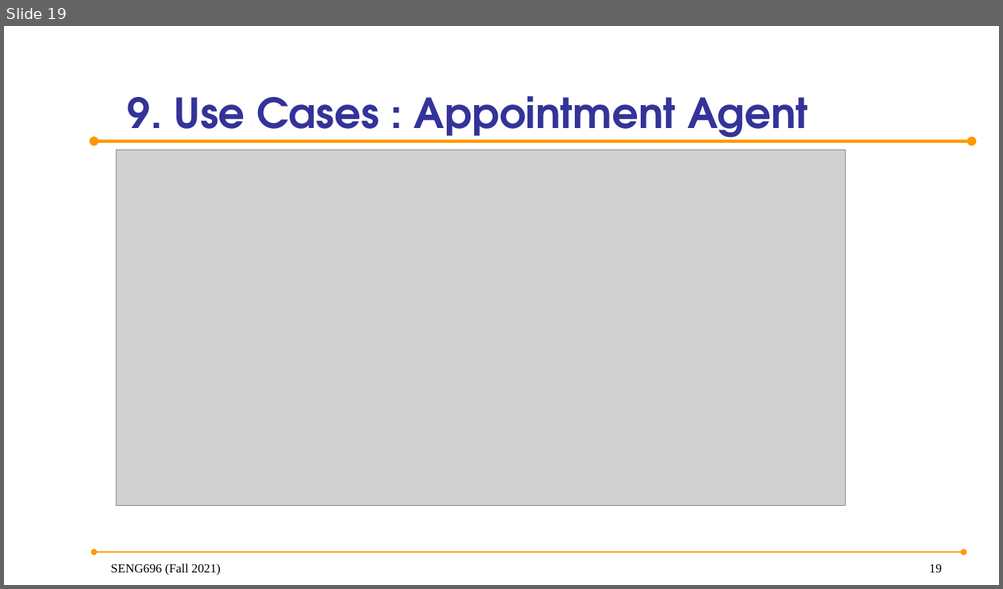
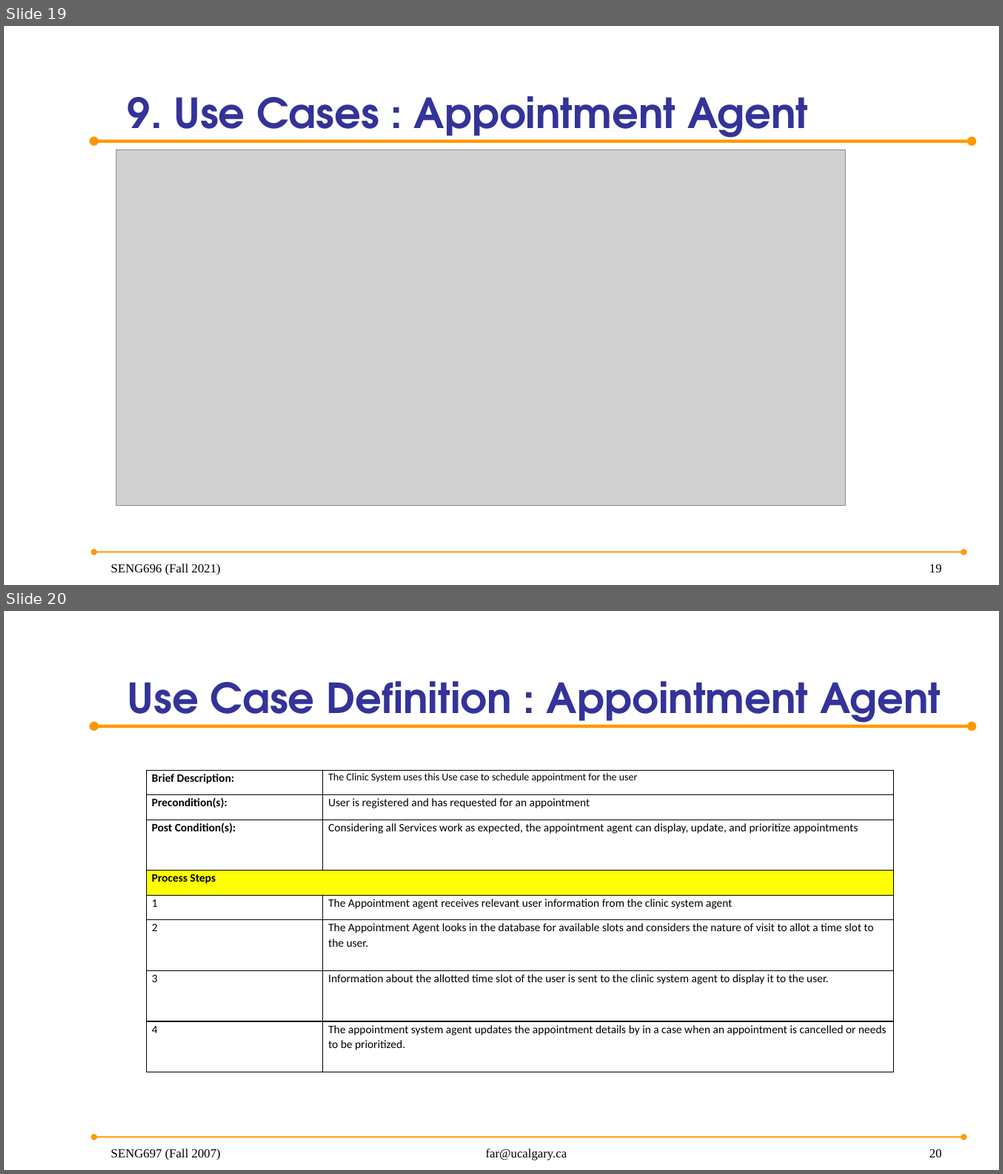
Before and after one commit to anish30145784/SENG696_GroupD, a slide deck: GroupD_ProjectPresentation.pptx. Shown one above the other, each under a label of ours: slide 19 before the commit, slides 19 and 20 after it. The pictures are 1003x589 and 1003x1174 pixels, drawn with LibreOffice and Linux fonts; fonts in the diff are those of the drawing; grey boxes stand for pictures; background and template pictures are left out. Boxes give left, top, right and bottom in pixels: in the first picture for what was removed or moved away, otherwise in the second. Text is boxed around its words. In the diff, an @@ line names an element or a change of style, - is before the commit and + after.

Commit message:
Added Use Case Definations for Assignment 2

```diff
--- a/GroupD_ProjectPresentation.pptx
+++ b/GroupD_ProjectPresentation.pptx
@@ slide 20 added at (4,611,999,1170), background picture (left out); not listed: 2 template elements that a slide beside it also shows @@
@@ title added at (128,681,940,728), 40 pt, text #333399, bold @@
+Use Case Definition : Appointment Agent
@@ table added at (147,771,893,1073), 8 rows, 2 columns @@
+Brief Description: | The Clinic System uses this Use case to schedule appointment for the user
+Precondition(s): | User is registered and has requested for an appointment
+Post Condition(s): | Considering all Services work as expected, the appointment agent can display, update, and prioritize appointments
+Process Steps | 
+1 | The Appointment agent receives relevant user information from the clinic system agent
+2 | The Appointment Agent looks in the database for available slots and considers the nature of visit to allot a time slot to the user.
+3 | Information about the allotted time slot of the user is sent to the clinic system agent to display it to the user.
+4 | The appointment system agent updates the appointment details by in a case when an appointment is cancelled or needs to be prioritized.
@@ text added at (111,1149,220,1161), 12 pt, text #000000 @@
+SENG697 (Fall 2007)
@@ text added at (486,1149,567,1161), 12 pt, text #000000 @@
+far@ucalgary.ca
@@ page number added at (929,1150,942,1158), 12 pt, text #000000 @@
+20
```
Also in this commit, not shown: 3 other slides added, 3 other files.
